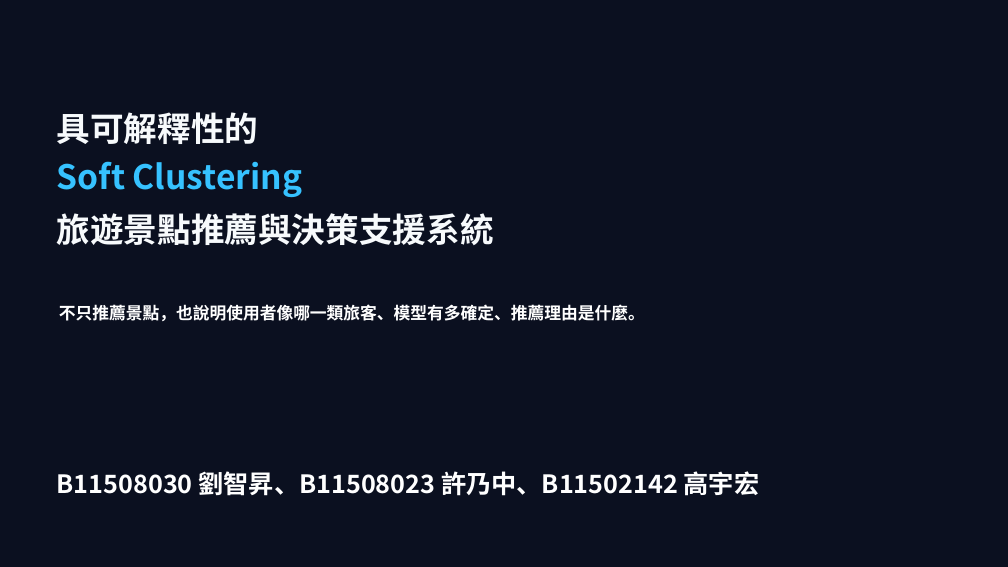
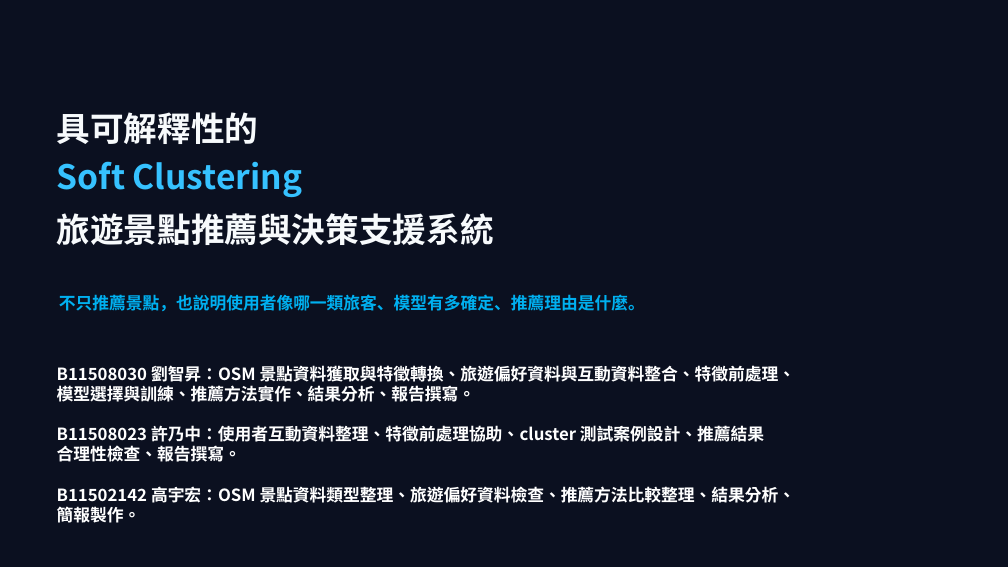
Before and after one commit to eason0709/travel-recommendation-system-with-API, a slide deck: slide 1 of report/travel_recommendation_presentation.pptx. Drawn at 1008x567 pixels with LibreOffice and Linux fonts; fonts in the diff are those of the drawing. Boxes give left, top, right and bottom in pixels: in the first picture for what was removed or moved away, otherwise in the second. Text is boxed around its words. In the diff, an @@ line names an element or a change of style, - is before the commit and + after.

Commit message:
report final again

```diff
--- a/report/travel_recommendation_presentation.pptx
+++ b/report/travel_recommendation_presentation.pptx
@@ text "不只推薦景點，也說明使用者像哪一類旅客、模型有多確定、推薦理由是什麼。": place and size @@
-text "不只推薦景點，也說明使用者像哪一類旅客、模型有多確定、推薦理由是什麼。" at box(59, 304, 645, 321)
+text "不只推薦景點，也說明使用者像哪一類旅客、模型有多確定、推薦理由是什麼。" at box(59, 294, 645, 311)
@@ text "不只推薦景點，也說明使用者像哪一類旅客、模型有多確定、推薦理由是什麼。" at box(59, 294, 645, 311): text colour #FFFFFF to #00B0F0 @@
@@ text at box(57, 365, 796, 523): text changed; size 24 to 16 pt @@
-B11508030 劉智昇、B11508023 許乃中、B11502142 高宇宏
+B11508030 劉智昇：OSM 景點資料獲取與特徵轉換、旅遊偏好資料與互動資料整合、特徵前處理、模型選擇與訓練、推薦方法實作、結果分析、報告撰寫。
+B11508023 許乃中：使用者互動資料整理、特徵前處理協助、cluster 測試案例設計、推薦結果合理性檢查、報告撰寫。
+B11502142 高宇宏：OSM 景點資料類型整理、旅遊偏好資料檢查、推薦方法比較整理、結果分析、簡報製作。
```
